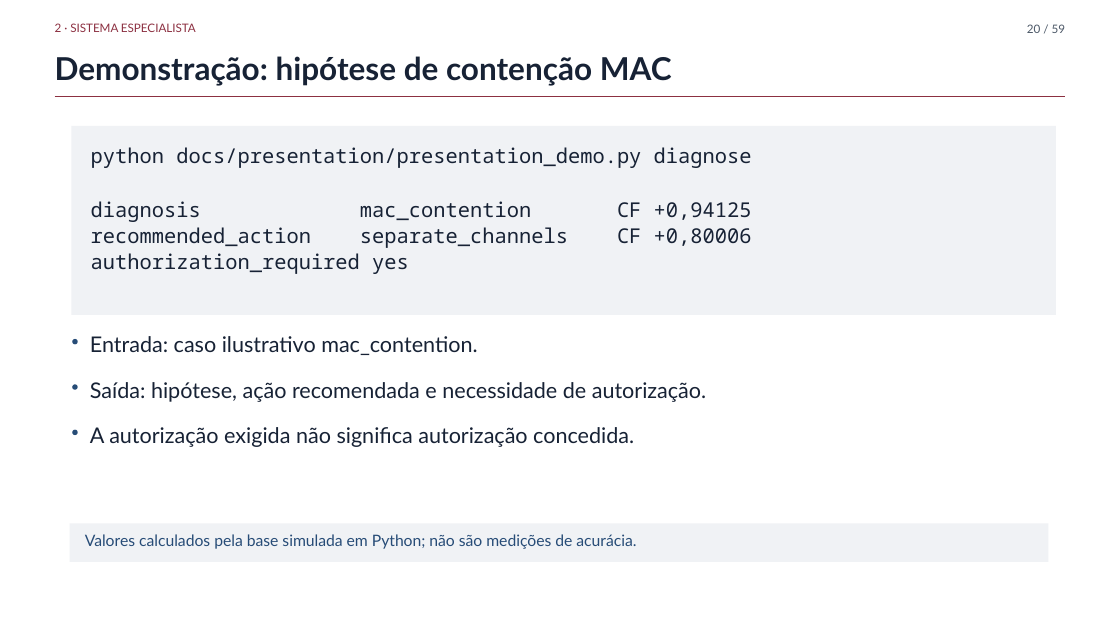
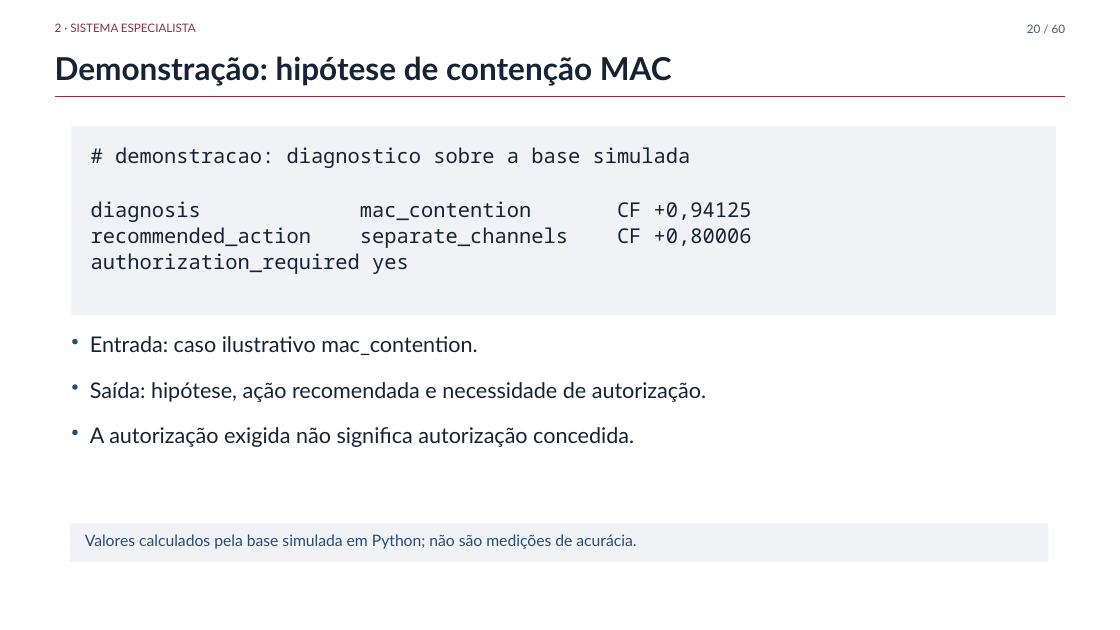
Before and after one commit to fsd-dantas/ai4systems, a slide deck: slide 20 of docs/presentation/mini-systems-presentation.pptx. Drawn at 1120x630 pixels with LibreOffice and Linux fonts; fonts in the diff are those of the drawing; background and template pictures are left out. Boxes give left, top, right and bottom in pixels: in the first picture for what was removed or moved away, otherwise in the second. Text is boxed around its words. In the diff, an @@ line names an element or a change of style, - is before the commit and + after.

```diff
--- a/docs/presentation/mini-systems-presentation.pptx
+++ b/docs/presentation/mini-systems-presentation.pptx
@@ text at (1027,24,1066,33): text changed @@
-20 / 59
+20 / 60
@@ text at (115,147,691,168): text changed @@
-python docs/presentation/presentation_demo.py diagnose
+# demonstracao: diagnostico sobre a base simulada
```
Also in this commit, not shown: 57 other slides changed, 1 slide added, 1 other file.
